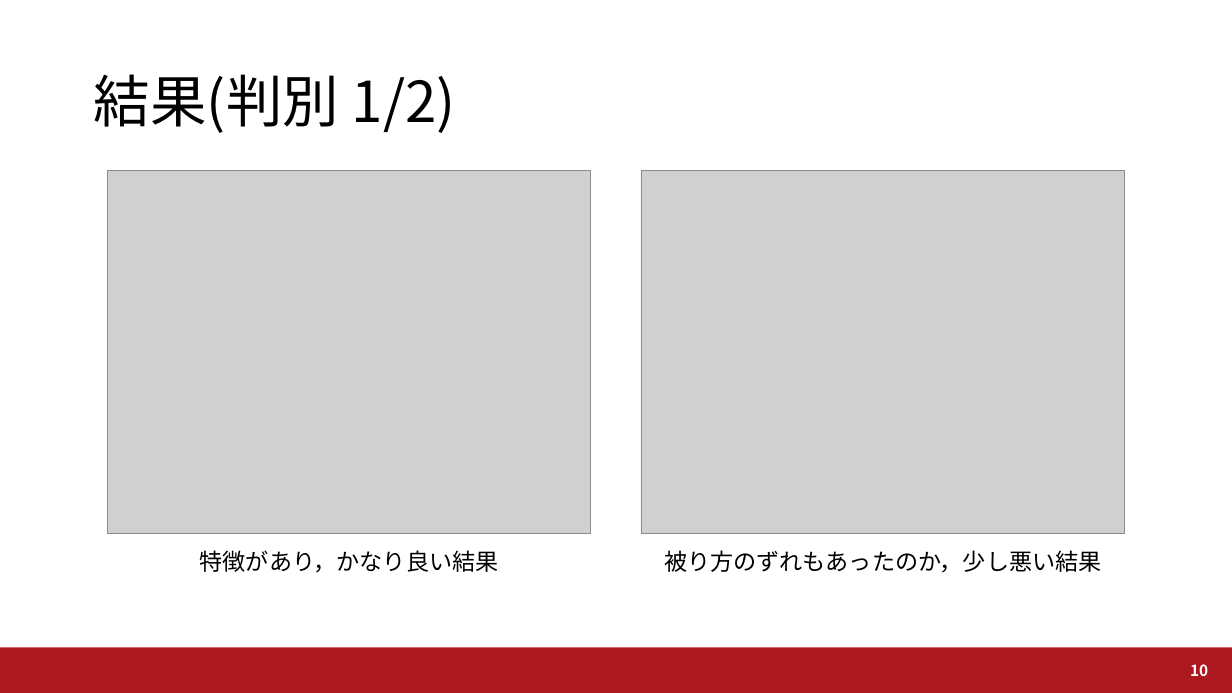
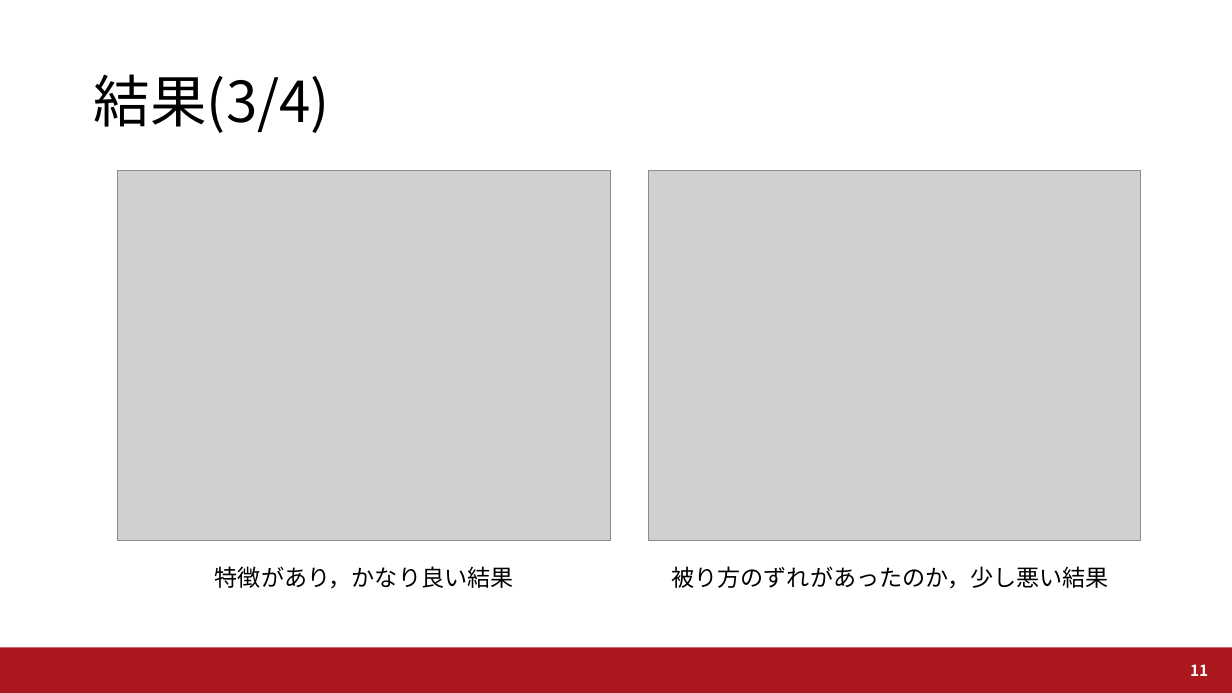
Before and after one commit to a2h1r0/lab, a slide deck: slide 11 of UWW2019/UWW2019_Fujii.pptx (slide 10 before the commit). Drawn at 1232x693 pixels with LibreOffice and Linux fonts; fonts in the diff are those of the drawing; grey boxes stand for pictures; background and template pictures are left out. Boxes give left, top, right and bottom in pixels: in the first picture for what was removed or moved away, otherwise in the second. Text is boxed around its words. In the diff, an @@ line names an element or a change of style, - is before the commit and + after.

```diff
--- a/UWW2019/UWW2019_Fujii.pptx
+++ b/UWW2019/UWW2019_Fujii.pptx
@@ title at <box>94,74,330,133</box>: text changed @@
-結果(判別 1/2)
+結果(3/4)
@@ picture: place and size @@
-picture at <box>107,171,592,534</box>
+picture at <box>118,171,611,541</box>
@@ picture: place and size @@
-picture at <box>641,171,1126,534</box>
+picture at <box>649,171,1141,541</box>
@@ text "特徴があり，かなり良い結果": place and size @@
-text "特徴があり，かなり良い結果" at <box>200,550,499,573</box>
+text "特徴があり，かなり良い結果" at <box>215,566,514,589</box>
@@ text at <box>671,566,1108,589</box>: text changed @@
-被り方のずれもあったのか，少し悪い結果
+被り方のずれがあったのか，少し悪い結果
@@ page number at <box>1190,664,1208,676</box>: text changed @@
-10
+11
```
Also in this commit, not shown: 5 other slides changed, 4 slides added, 8 other files.
